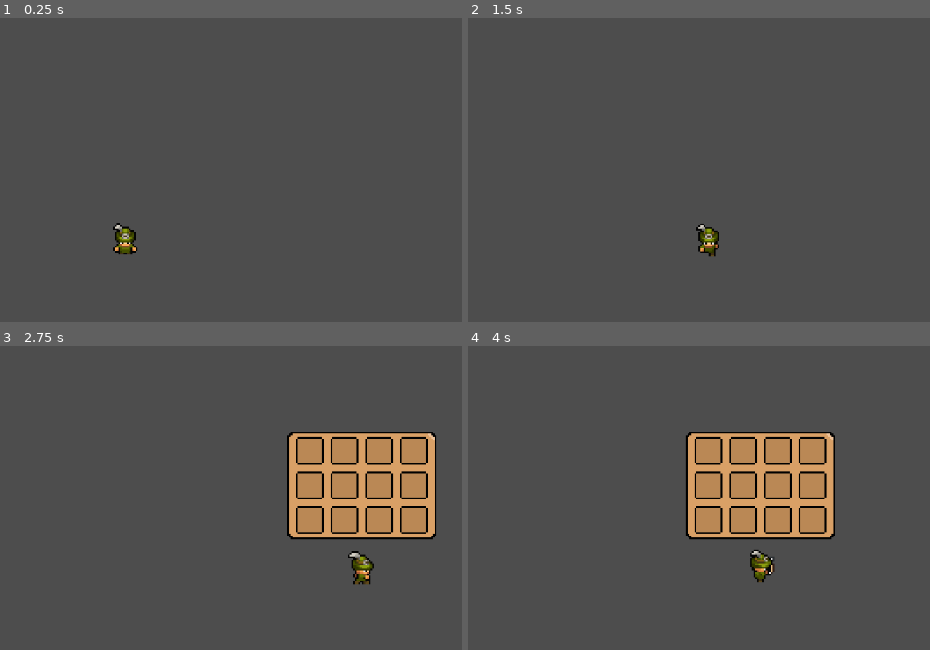
Above: before the commit, frames 1-4 (two rows, left to right).
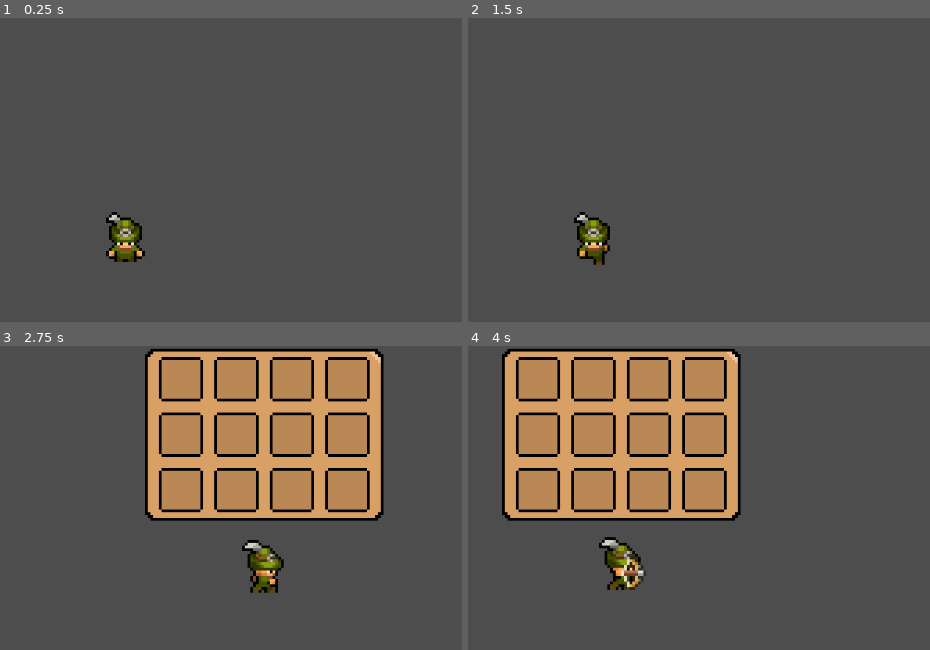
Above: after the commit, the same moments.

Repository: iQwQj/444garden
Game: Godot game, scene res://scene/player.tscn
Two runs of this game, one before a commit and one after it. Both use one fixed random seed, a clock stepped at 60 frames per second and the inputs below. The engine's default icon, where the game draws it, is replaced by a stand-in: a white triangle on a blue panel in a dark square.
Inputs (mouse positions are in pixels of both pictures, inside the frame that each line leads up to):
- Up to frame 1 (0.25 s): no input
- Up to frame 2 (1.5 s): move the mouse to (768, 218) at 0.52 s; hold D (right) 0.53-1.28 s; tap E (e) at 0.6, 1.35 s; move the mouse to (outside the picture) at 1.27 s; hold S (down) from 1.28 s (still down)
- Up to frame 3 (2.75 s): move the mouse to (203, 470) at 2.02 s; release S (down) at 2.03 s; hold D (right) from 2.03 s (still down); tap I (i) at 2.1 s; tap E (e) at 2.3 s
- Up to frame 4 (4 s): move the mouse to (outside the picture) at 2.77 s; release D (right) at 2.78 s; hold W (up) 2.78-3.53 s; click (outside the picture) at 2.85 s; tap E (e) at 3.05, 3.8 s; move the mouse to (832, 637) at 3.52 s; hold A (left) from 3.53 s (still down); tap Q (q) at 3.6 s

The runs differ from the first frame. In frame 1, 0.9% of the frame differs, in the area x 22-32%, y 63-81%; in frame 2, 1.3%; in frame 3, 34%; in frame 4, 37%, in the area x 7-80%, y 0-81%.

Commit message:
adjusted zoom of player camera to 4.0x

Diff:
--- a/222tutorial/tutorial_devworm/scene/player.tscn
+++ b/222tutorial/tutorial_devworm/scene/player.tscn
@@ -367,7 +367,7 @@
 shape = SubResource("CircleShape2D_oyhwj")
 
 [node name="Camera2D" type="Camera2D" parent="."]
-zoom = Vector2(2.5, 2.5)
+zoom = Vector2(4, 4)
 limit_left = -479
 limit_top = -279
 limit_right = 239
Not shown: 1 places in 222tutorial/tutorial_devworm/inventory/inventory_ui.tscn that only renumber resources
Not shown: 1 places in 222tutorial/tutorial_devworm/inventory/inventory_ui_slot.tscn that only renumber resources
Not shown: 1 places in 222tutorial/tutorial_devworm/inventory/playerinv.tres that only renumber resources
Not shown: 1 places in 222tutorial/tutorial_devworm/scene/arrow.tscn that only renumber resources
Not shown: 1 places in 222tutorial/tutorial_devworm/scene/player.tscn that only renumber resources
